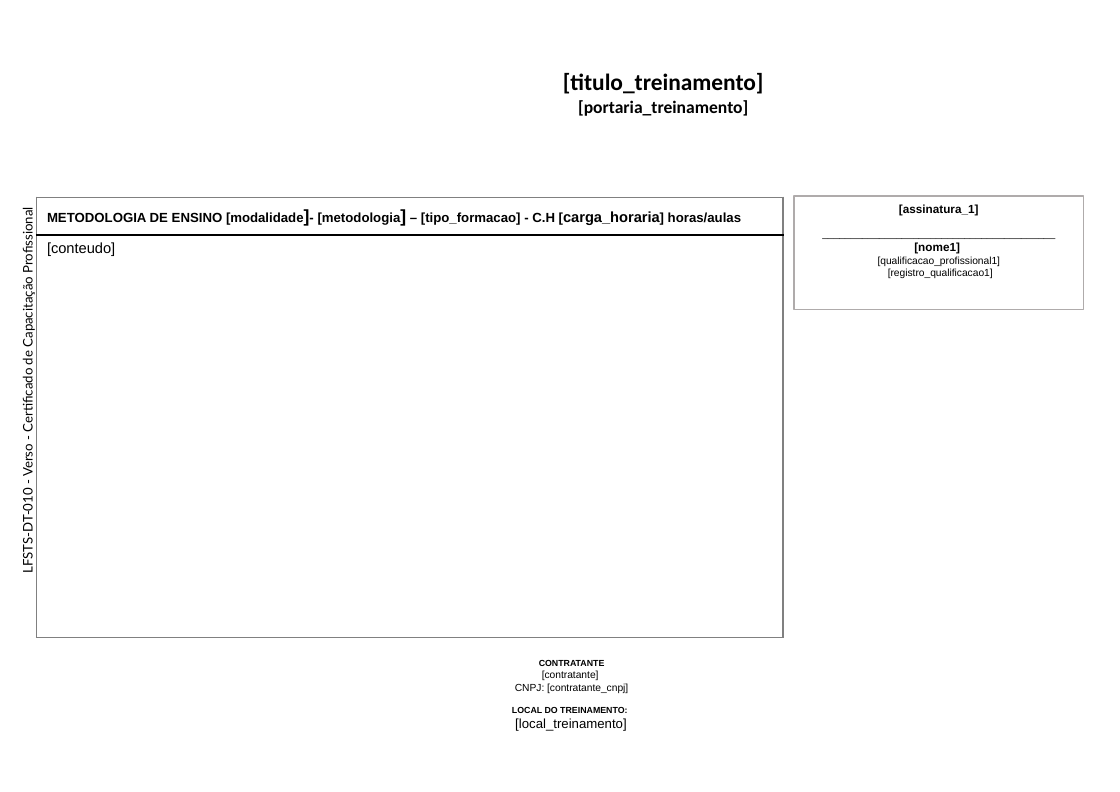
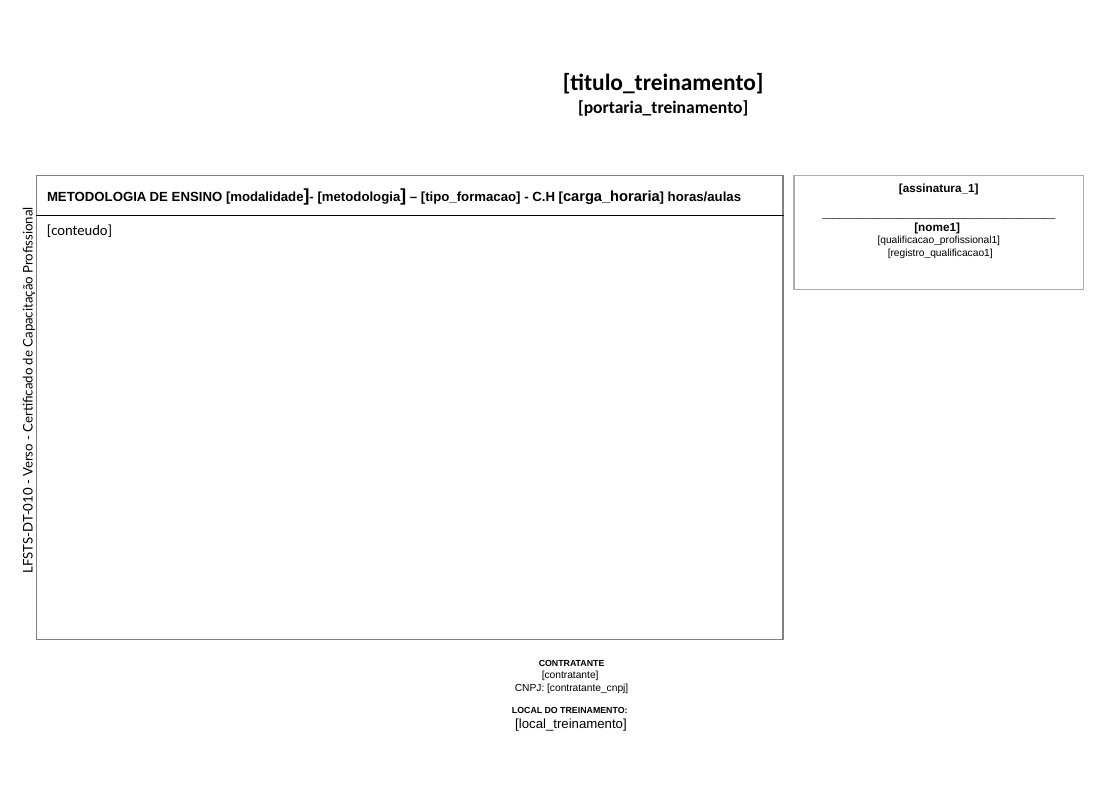
Before and after one commit to Programateca/lfsoares-front, a slide deck: slide 1 of public/templates/verso-1a.pptx. Drawn at 1120x792 pixels with LibreOffice and Linux fonts; fonts in the diff are those of the drawing; background and template pictures are left out. Boxes give left, top, right and bottom in pixels: in the first picture for what was removed or moved away, otherwise in the second. Text is boxed around its words. In the diff, an @@ line names an element or a change of style, - is before the commit and + after.

```diff
--- a/public/templates/verso-1a.pptx
+++ b/public/templates/verso-1a.pptx
@@ table at (37, 175, 783, 639) @@
-row 2, column 1: [conteudo]
+row 2, column 1: 
@@ table: place and size @@
-table at (37, 197, 783, 638)
+table at (37, 175, 783, 639)
@@ rectangle "[assinatura_1]": place and size @@
-rectangle "[assinatura_1]" at (794, 196, 1083, 310)
+rectangle "[assinatura_1]" at (794, 175, 1083, 289)
@@ text added at (47, 224, 112, 237), 10 pt, text #000000 @@
+[conteudo]
```
Also in this commit, not shown: 7 other files.
